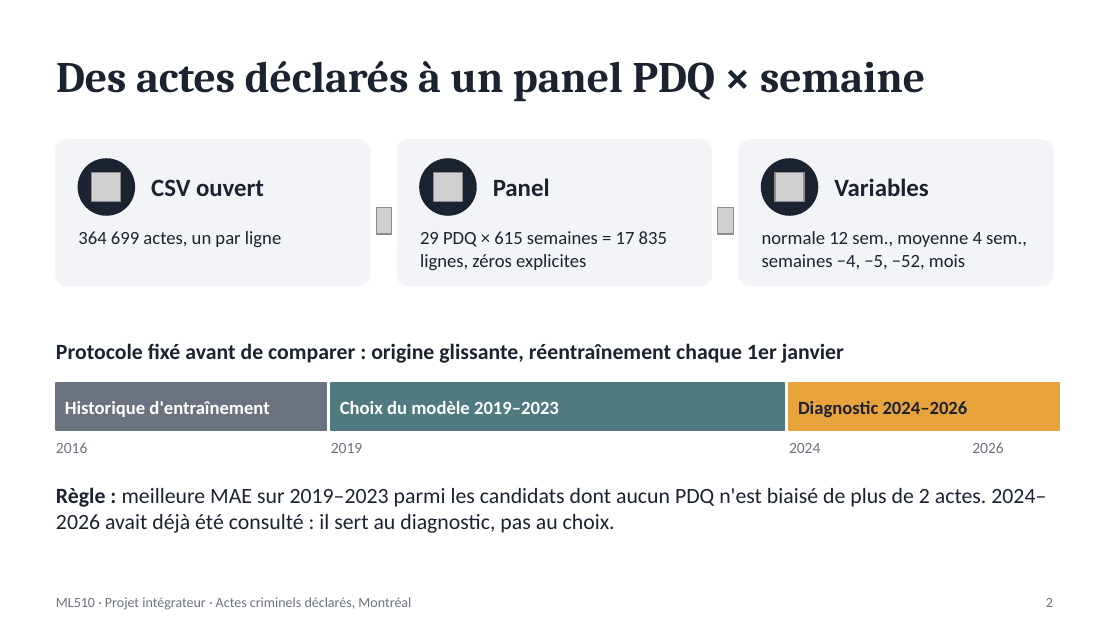
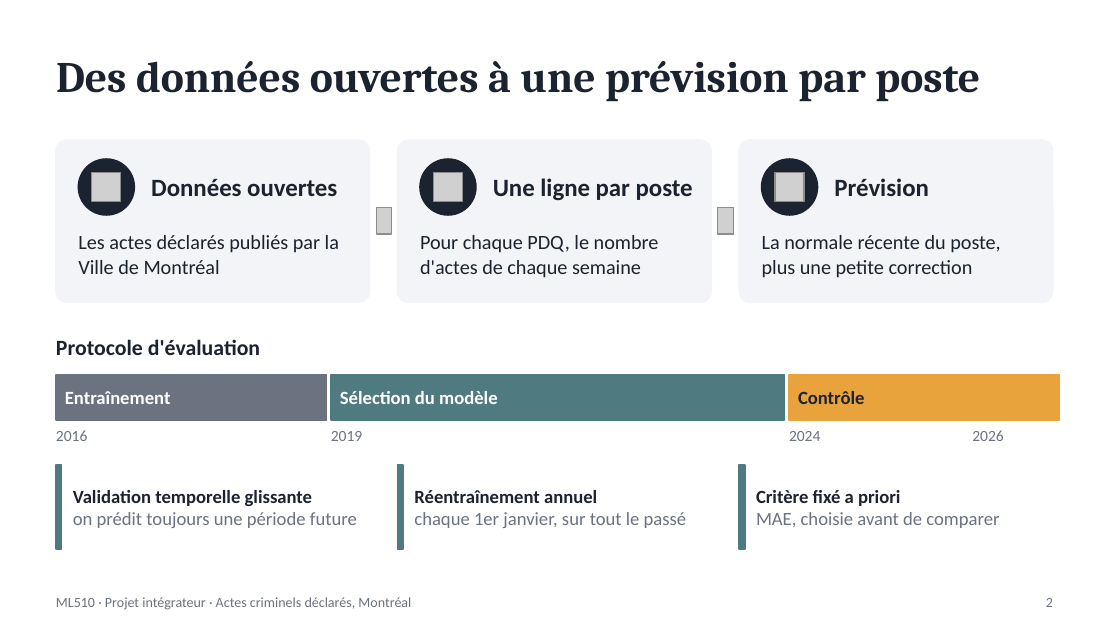
Before and after one commit to mirecloud/criminal-work, a slide deck: slide 2 of livrables/presentation.pptx. Drawn at 1120x630 pixels with LibreOffice and Linux fonts; fonts in the diff are those of the drawing; grey boxes stand for pictures. Boxes give left, top, right and bottom in pixels: in the first picture for what was removed or moved away, otherwise in the second. Text is boxed around its words. In the diff, an @@ line names an element or a change of style, - is before the commit and + after.

```diff
--- a/livrables/presentation.pptx
+++ b/livrables/presentation.pptx
@@ title at bbox=[56, 61, 980, 102]: text changed @@
-Des actes déclarés à un panel PDQ × semaine
+Des données ouvertes à une prévision par poste
@@ rounded rectangle: place and size @@
-rounded rectangle at bbox=[56, 140, 370, 286]
+rounded rectangle at bbox=[56, 140, 370, 302]
@@ rounded rectangle: place and size @@
-rounded rectangle at bbox=[398, 140, 711, 286]
+rounded rectangle at bbox=[398, 140, 711, 302]
@@ proportions changed in 3 elements at bbox=[56, 140, 370, 302], bbox=[398, 140, 711, 302], bbox=[739, 140, 1053, 302] @@
@@ rounded rectangle: place and size @@
-rounded rectangle at bbox=[739, 140, 1053, 286]
+rounded rectangle at bbox=[739, 140, 1053, 302]
@@ text at bbox=[151, 179, 337, 196]: text changed @@
-CSV ouvert
+Données ouvertes
@@ text at bbox=[493, 178, 693, 201]: text changed @@
-Panel
+Une ligne par poste
@@ text at bbox=[834, 178, 929, 196]: text changed @@
-Variables
+Prévision
@@ text at bbox=[78, 235, 339, 274]: text changed; size 12 to 13 pt @@
-364 699 actes, un par ligne
+Les actes déclarés publiés par la Ville de Montréal
@@ text at bbox=[420, 235, 659, 278]: text changed; size 12 to 13 pt @@
-29 PDQ × 615 semaines = 17 835 lignes, zéros explicites
+Pour chaque PDQ, le nombre d'actes de chaque semaine
@@ text at bbox=[762, 235, 1001, 278]: text changed; size 12 to 13 pt @@
-normale 12 sem., moyenne 4 sem., semaines −4, −5, −52, mois
+La normale récente du poste, plus une petite correction
@@ text at bbox=[56, 339, 260, 355]: text changed @@
-Protocole fixé avant de comparer : origine glissante, réentraînement chaque 1er janvier
+Protocole d'évaluation
@@ 4 texts, 3 rectangles: place and size @@
-4 texts, 3 rectangles at bbox=[56, 383, 1060, 453]
+4 texts, 3 rectangles at bbox=[56, 375, 1060, 441]
@@ text at bbox=[65, 391, 171, 404]: text changed @@
-Historique d'entraînement
+Entraînement
@@ text at bbox=[340, 391, 498, 404]: text changed @@
-Choix du modèle 2019–2023
+Sélection du modèle
@@ text at bbox=[798, 391, 865, 404]: text changed @@
-Diagnostic 2024–2026
+Contrôle
@@ rectangle added at bbox=[56, 465, 62, 549], fill #4F7A80, outline #4F7A80 1 pt @@
@@ rectangle added at bbox=[398, 465, 403, 549], fill #4F7A80, outline #4F7A80 1 pt @@
@@ rectangle added at bbox=[739, 465, 745, 549], fill #4F7A80, outline #4F7A80 1 pt @@
@@ text removed at bbox=[56, 487, 1046, 533] @@
-Règle : meilleure MAE sur 2019–2023 parmi les candidats dont aucun PDQ n'est biaisé de plus de 2 actes. 2024–2026 avait déjà été consulté : il sert au diagnostic, pas au choix.
@@ text added at bbox=[73, 490, 357, 528], 12 pt, text #6B7280 @@
+Validation temporelle glissante
+on prédit toujours une période future
@@ text added at bbox=[414, 490, 687, 528], 12 pt, text #6B7280 @@
+Réentraînement annuel
+chaque 1er janvier, sur tout le passé
@@ text added at bbox=[756, 490, 999, 528], 12 pt, text #6B7280 @@
+Critère fixé a priori
+MAE, choisie avant de comparer
```
Also in this commit, not shown: 5 other slides changed.
